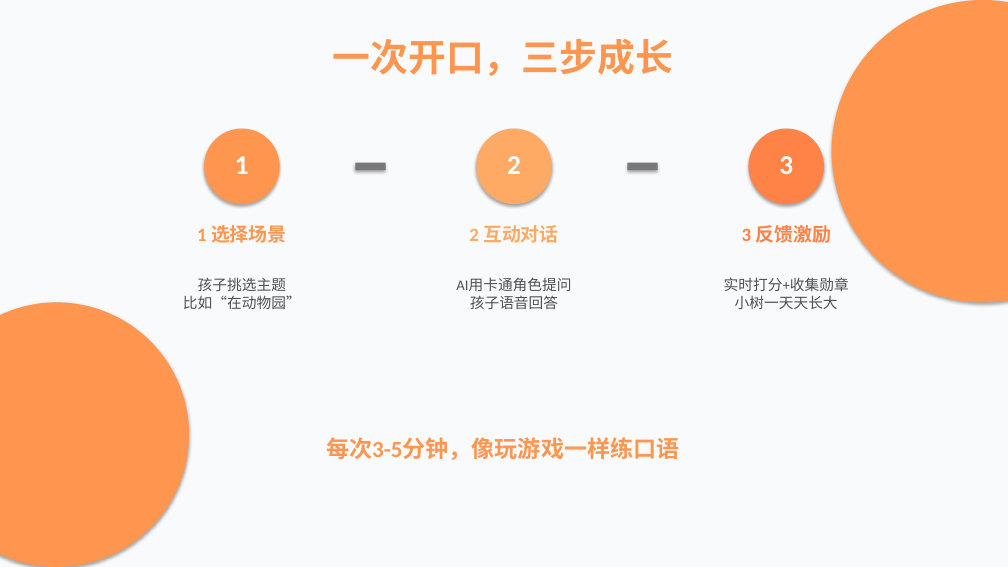
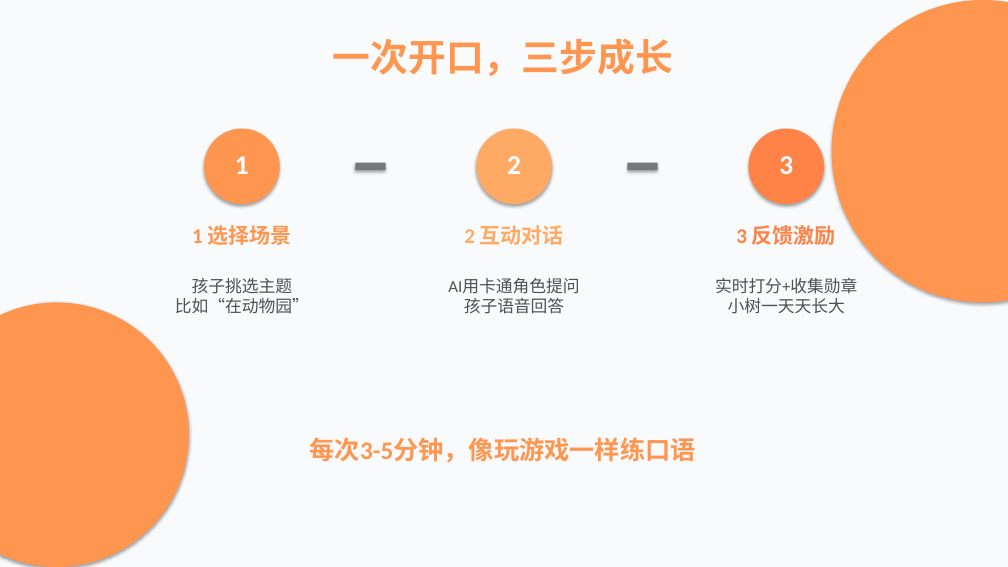
Before and after one commit to joannopan0124-hash/clone-git, a slide deck: slide 5 of 智能对话伙伴_创新版式.pptx. Drawn at 1008x567 pixels with LibreOffice and Linux fonts; fonts in the diff are those of the drawing. Boxes give left, top, right and bottom in pixels: in the first picture for what was removed or moved away, otherwise in the second. Text is boxed around its words. In the diff, an @@ line names an element or a change of style, - is before the commit and + after.

```diff
--- a/智能对话伙伴_创新版式.pptx
+++ b/智能对话伙伴_创新版式.pptx
@@ size 18 to 20 pt in 3 elements at [192,225,292,245], [464,225,564,245], [736,225,836,245] @@
@@ size 14 to 16 pt in 3 elements at [175,278,309,314], [448,279,579,314], [715,278,857,314] @@
@@ text "每次3-5分钟，像玩游戏一样练口语" at [310,437,696,462]: size 22 to 24 pt @@
```
Also in this commit, not shown: 8 other slides changed, 1 other file.
